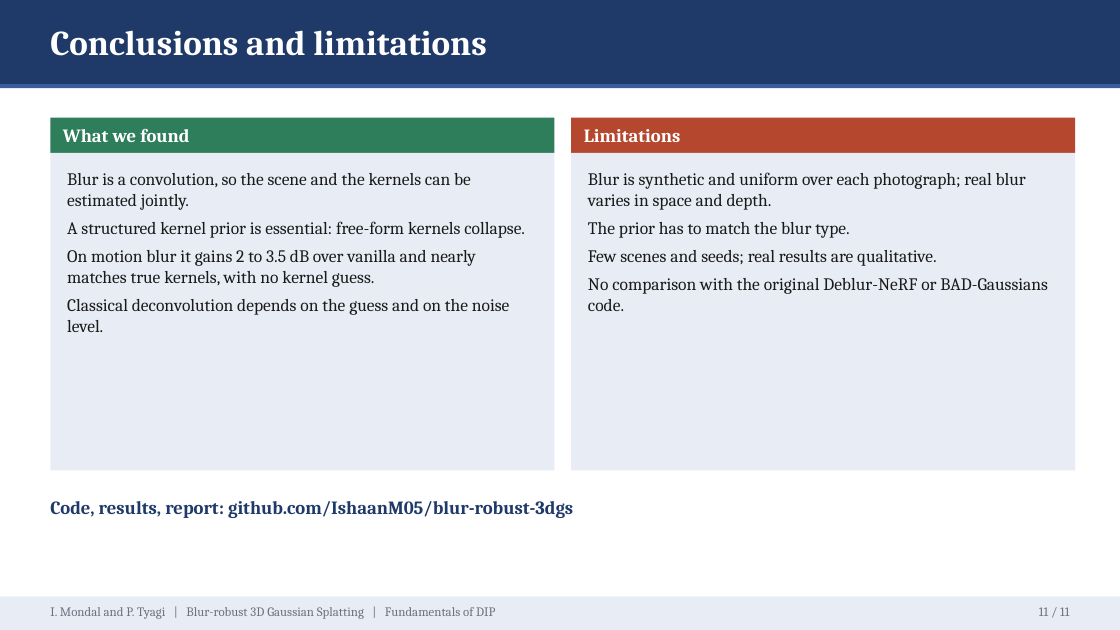
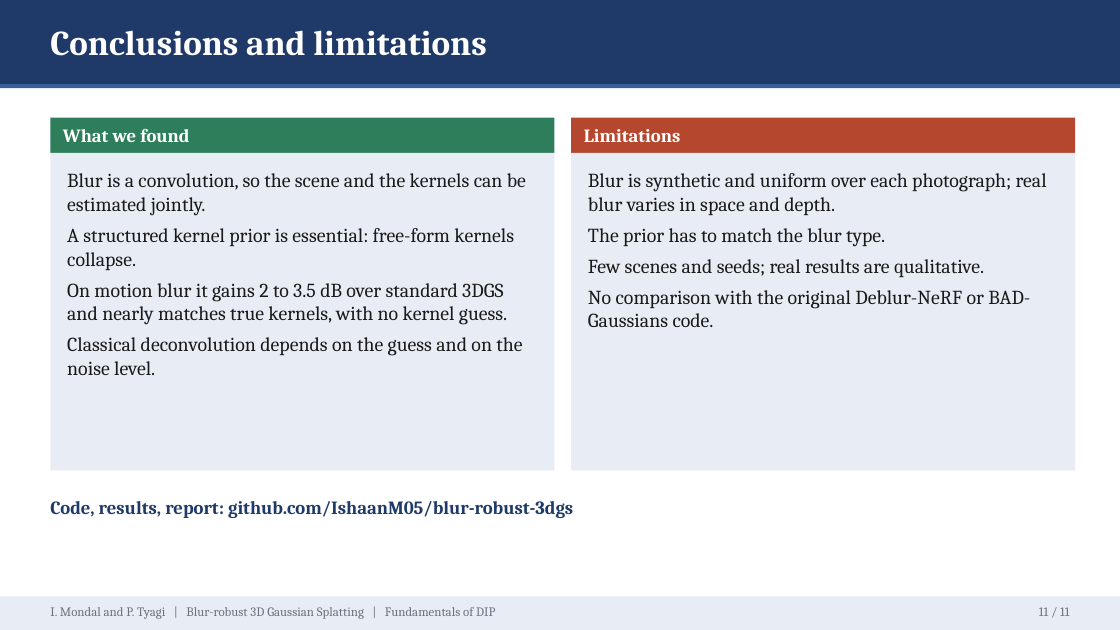
Before and after one commit to IshaanM05/blur-robust-3dgs, a slide deck: slide 11 of docs/slides.pptx. Drawn at 1120x630 pixels with LibreOffice and Linux fonts; fonts in the diff are those of the drawing. Boxes give left, top, right and bottom in pixels: in the first picture for what was removed or moved away, otherwise in the second. Text is boxed around its words. In the diff, an @@ line names an element or a change of style, - is before the commit and + after.

Commit message:
Slides: plain-language labels, define symbols, caption the kernel figure

```diff
--- a/docs/slides.pptx
+++ b/docs/slides.pptx
@@ text at bbox=[67, 173, 526, 375]: size 15 to 17 pt in "Blur is a convolution, so the scene ...", "A structured kernel prior is essential: free-form ...", "Classical deconvolution depends on the guess and ..." @@
@@ text "Blur is synthetic and uniform ..." at bbox=[588, 173, 1047, 327]: size 15 to 17 pt @@
@@ text at bbox=[67, 283, 507, 325]: text changed; size 15 to 17 pt @@
-On motion blur it gains 2 to 3.5 dB over vanilla and nearly matches true kernels, with no kernel guess.
+On motion blur it gains 2 to 3.5 dB over standard 3DGS and nearly matches true kernels, with no kernel guess.
```
Also in this commit, not shown: 8 other slides changed, 1 other file.
